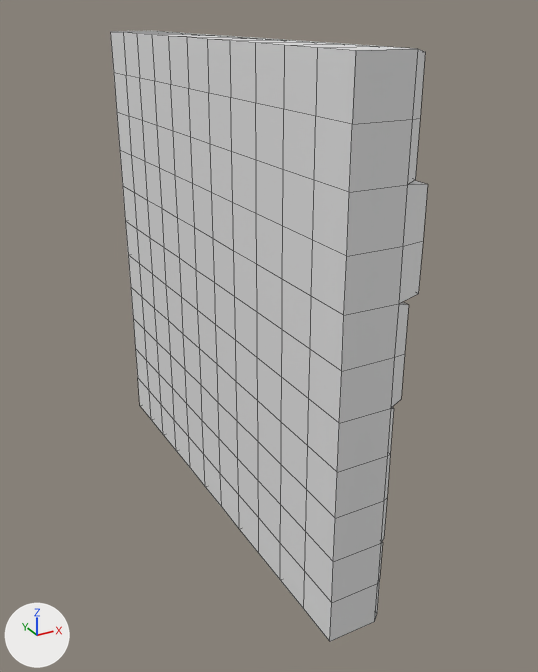
A saved change to the Blender file Assets/Models/Tiles/BrickWall.blend.
Both versions are drawn from a camera (50 mm lens) standing at (-12.7, -26.7, 11.0) and looking at (1.3, -1.3, -1.7). The axes (+X, +Y, +Z) are drawn at lower left. The lights are the same throughout. Mesh edges are drawn as thin lines.
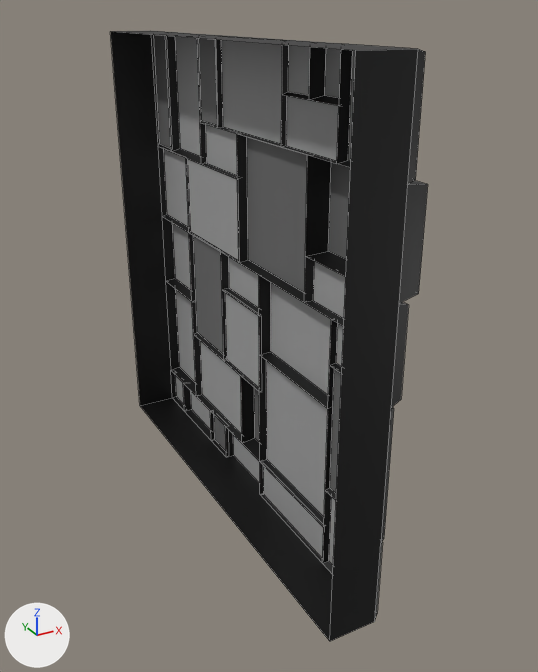
Changed parts and their boxes [x1, y1, x2, y2] in the pictures (538 x 672 px):
part 1 of me_cube_001, deleted: before [110, 31, 428, 641]
part 2 of me_cube_001, recoloured: before [399, 302, 408, 305]; after [158, 45, 408, 495]
part 3 of me_cube_001, recoloured: after [175, 45, 344, 405]
part 4 of me_cube_001, recoloured: after [214, 415, 226, 451]

Patch to the scene script:
```diff
--- a/Assets/Models/Tiles/BrickWall.blend.py
+++ b/Assets/Models/Tiles/BrickWall.blend.py
@@ mat_secondary @@
+mat_secondary = principled_material('Secondary')
+mat_secondary.base_color = (0.367, 0.367, 0.367)  # grey #a3a3a3
@@ mat_main @@
+mat_main = principled_material('Main')
+mat_main.base_color = (0.0, 0.0, 0.0)  # black #000000
@@ mat_secondary2 @@
+mat_secondary2 = principled_material('Secondary2')
+mat_secondary2.base_color = (0.147, 0.147, 0.147)  # dark grey #6b6b6b
@@ me_cube_001 @@
 # used by ob_cube; location = (0.0, 0.0, 0.0)
-me_cube_001.from_pydata(...)  # 532 vertices, 530 faces; spans x -1.0..1.9, y -10.0..10.0, z -10.0..10.0
+me_cube_001.from_pydata(...)  # 196 vertices, 163 faces; spans x -1.0..1.9, y -10.0..10.0, z -10.0..10.0
+# me_cube_001 part 1: 336 vertices removed from x -1.0..1.9, y -10.0..10.0, z -10.0..10.0
+# me_cube_001 part 2: 42 faces spanning x 1.0..1.7, y -10.0..10.0, z -10.0..10.0 switch from no material to mat_main (black #000000)
+# me_cube_001 part 3: 4 faces spanning x 1.2..1.5, y -8.1..9.9, z -9.9..9.9 switch from no material to mat_secondary (grey #a3a3a3)
+# me_cube_001 part 4: 1 face spanning x 1.2, y 2.8..4.5, z -10.0..-8.2 switches from no material to mat_secondary2 (dark grey #6b6b6b)
+me_cube_001.materials.append(mat_secondary2)  # dark grey #6b6b6b
```
